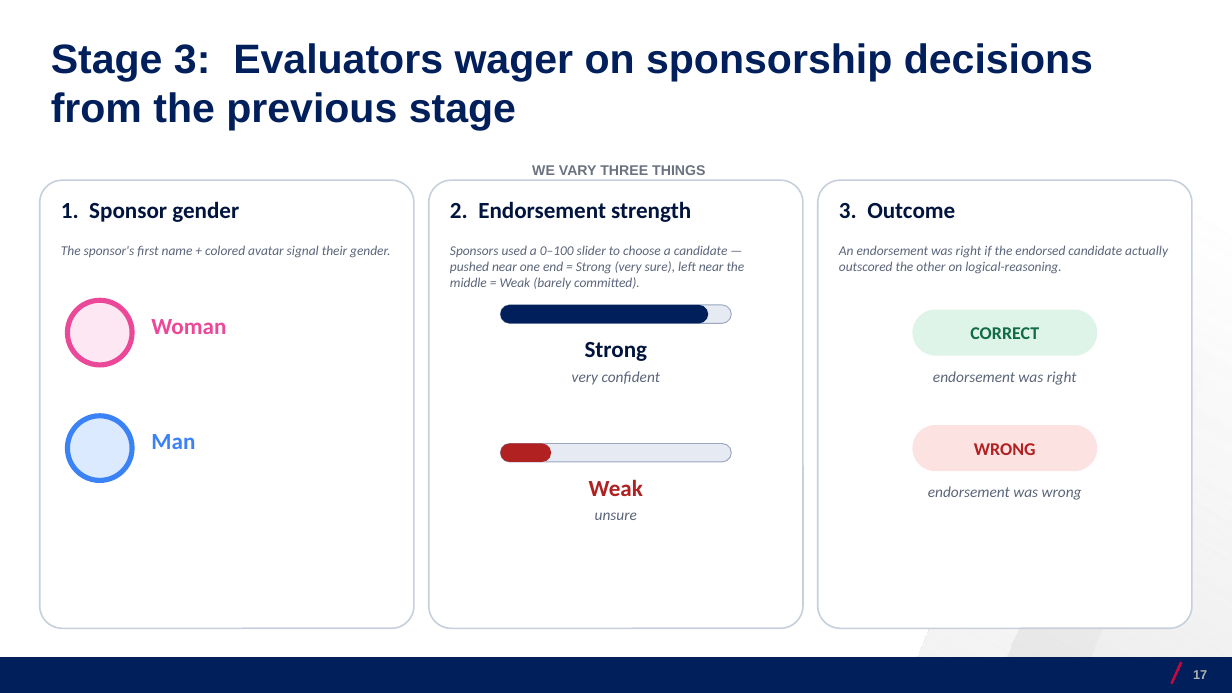
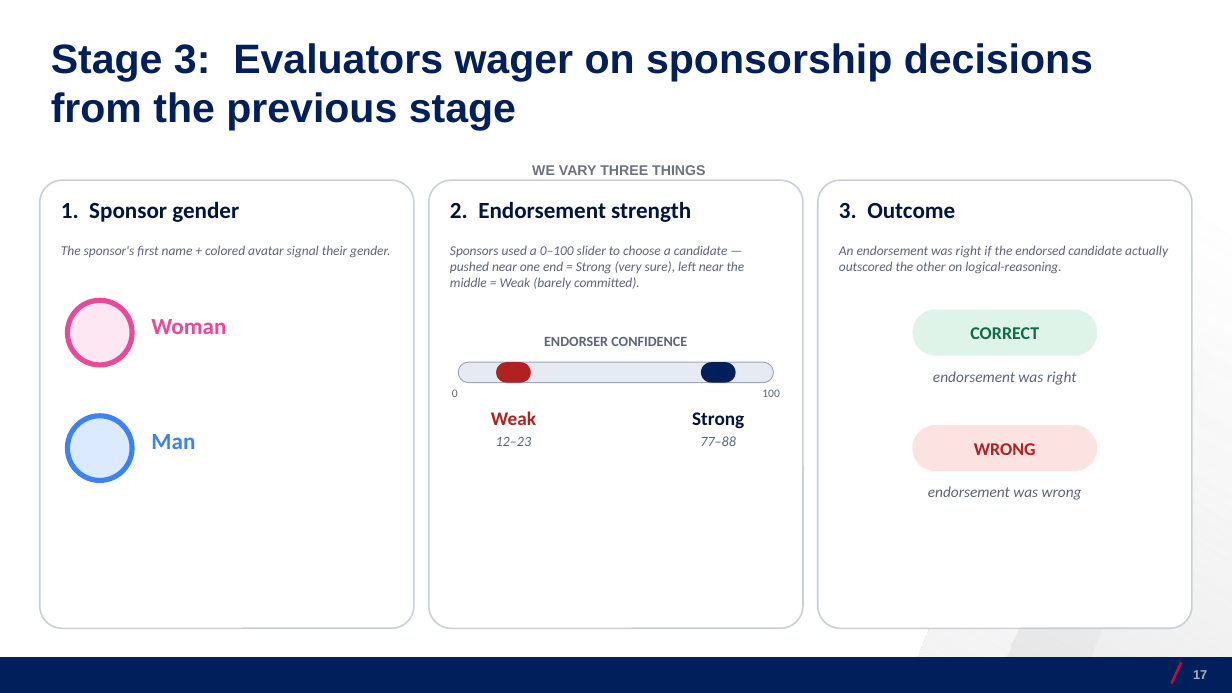
Before and after one commit to josecerv/sponsorship-network, a slide deck: slide 17 of docs/UChicago-0410.pptx. Drawn at 1232x693 pixels with LibreOffice and Linux fonts; fonts in the diff are those of the drawing; background and template pictures are left out. Boxes give left, top, right and bottom in pixels: in the first picture for what was removed or moved away, otherwise in the second. Text is boxed around its words. In the diff, an @@ line names an element or a change of style, - is before the commit and + after.

```diff
--- a/docs/UChicago-0410.pptx
+++ b/docs/UChicago-0410.pptx
@@ rounded rectangle removed at [500, 305, 708, 323] @@
@@ text added at [544, 337, 687, 346], 11 pt, text #5B657A, bold @@
+ENDORSER CONFIDENCE
@@ text added at [452, 389, 458, 397], 9 pt, text #5B657A @@
+0
@@ rounded rectangle: place and size @@
-rounded rectangle at [500, 305, 731, 323]
+rounded rectangle at [458, 362, 774, 383]
@@ rounded rectangle: place and size @@
-rounded rectangle at [500, 444, 551, 462]
+rounded rectangle at [496, 362, 531, 383]
@@ text removed at [572, 371, 660, 385] @@
-very confident
@@ rounded rectangle added at [701, 362, 737, 383], fill #011F5B @@
@@ text added at [762, 389, 780, 397], 9 pt, text #5B657A @@
+100
@@ text "Weak" at [491, 411, 536, 425]: size 18 to 15 pt @@
@@ text "Weak": place and size @@
-text "Weak" at [589, 479, 643, 496]
+text "Weak" at [491, 411, 536, 425]
@@ text "Strong": place and size @@
-text "Strong" at [585, 342, 648, 361]
+text "Strong" at [692, 412, 744, 429]
@@ text "Strong" at [692, 412, 744, 429]: size 18 to 15 pt @@
@@ text added at [496, 437, 532, 446], 11 pt, text #5B657A, italic @@
+12–23
@@ rounded rectangle removed at [500, 444, 731, 462] @@
@@ text added at [700, 436, 736, 446], 11 pt, text #5B657A, italic @@
+77–88
@@ text removed at [595, 512, 637, 520] @@
-unsure
```
Also in this commit, not shown: 4 other slides changed, 14 slides added, 19 other files.
